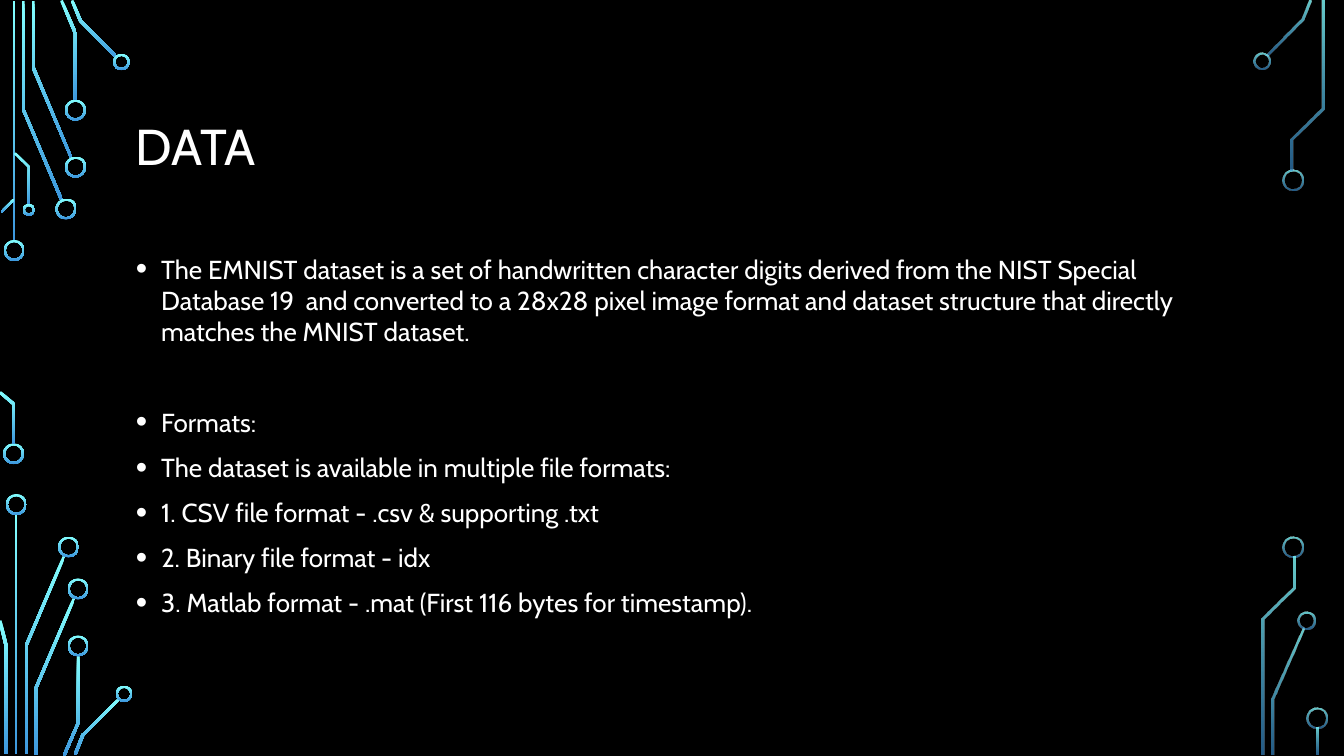
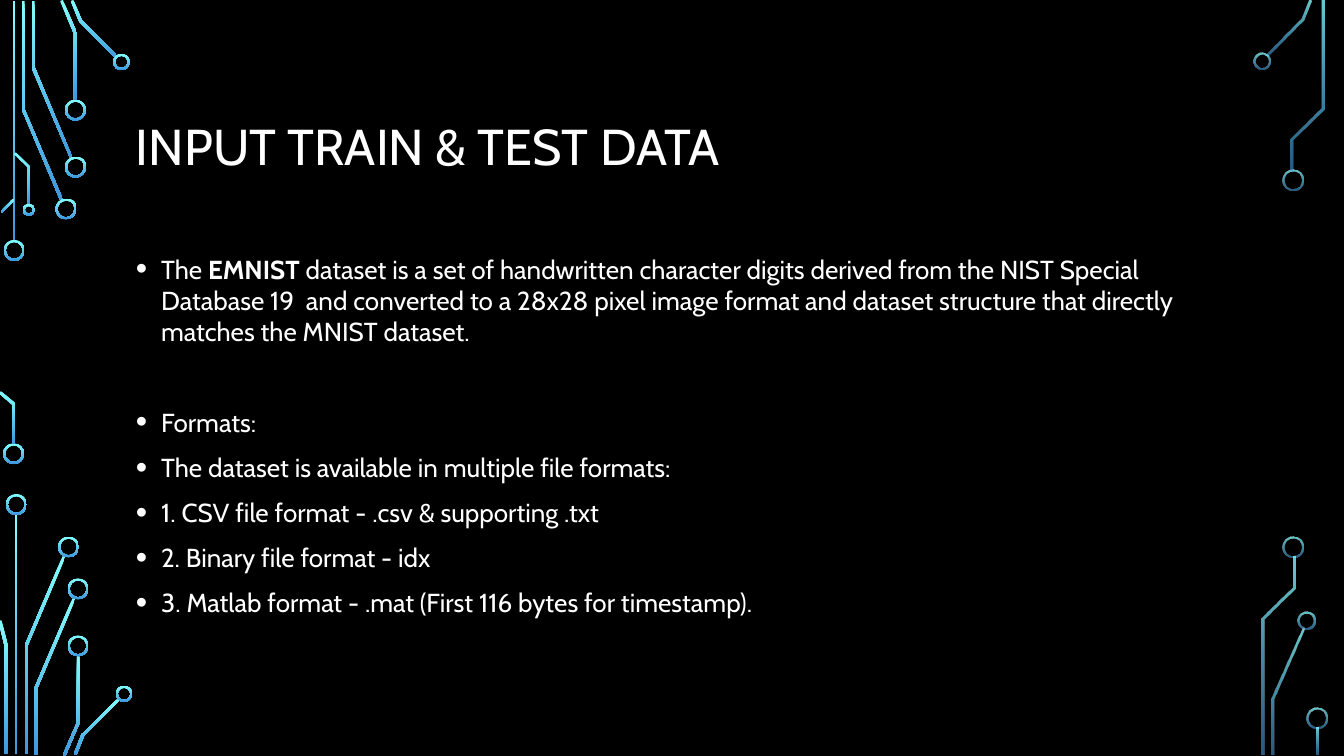
Before and after one commit to PragatisGitHub/Learn2Write, a slide deck: slide 4 of Presentation & reports/Learn2Write.pptx (slide 3 before the commit). Drawn at 1344x756 pixels with LibreOffice and Linux fonts; fonts in the diff are those of the drawing; background and template pictures are left out. Boxes give left, top, right and bottom in pixels: in the first picture for what was removed or moved away, otherwise in the second. Text is boxed around its words. In the diff, an @@ line names an element or a change of style, - is before the commit and + after.

Commit message:
Updating Images Folder, ppt & accuracy report

```diff
--- a/Presentation & reports/Learn2Write.pptx
+++ b/Presentation & reports/Learn2Write.pptx
@@ title at <box>136,129,720,166</box>: text changed @@
-DATA
+INPUT TRAIN & TEST DATA
@@ text at <box>161,259,1173,342</box>: bold on in "EMNIST" @@
```
Also in this commit, not shown: 5 other slides changed, 10 slides added, 3 slides removed, 4 other files.
